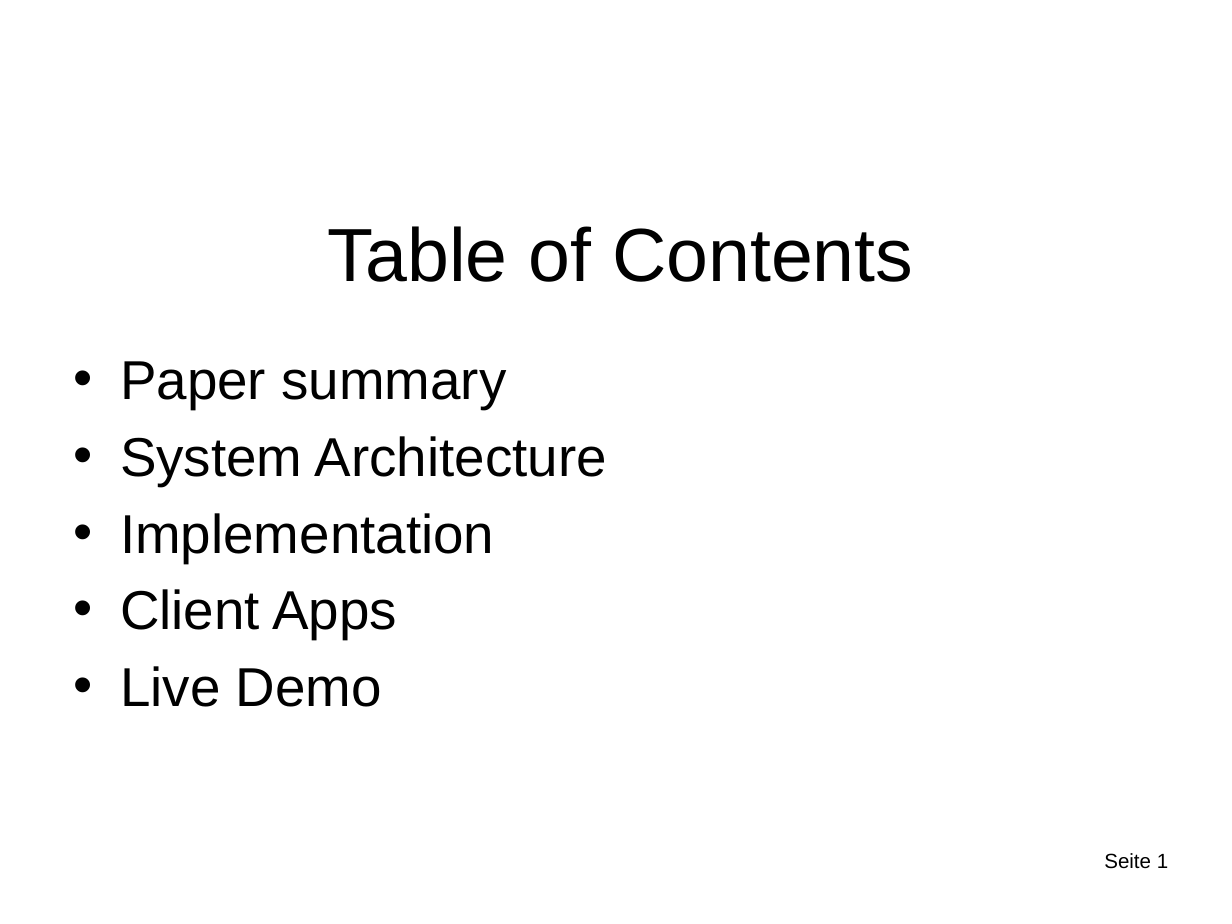
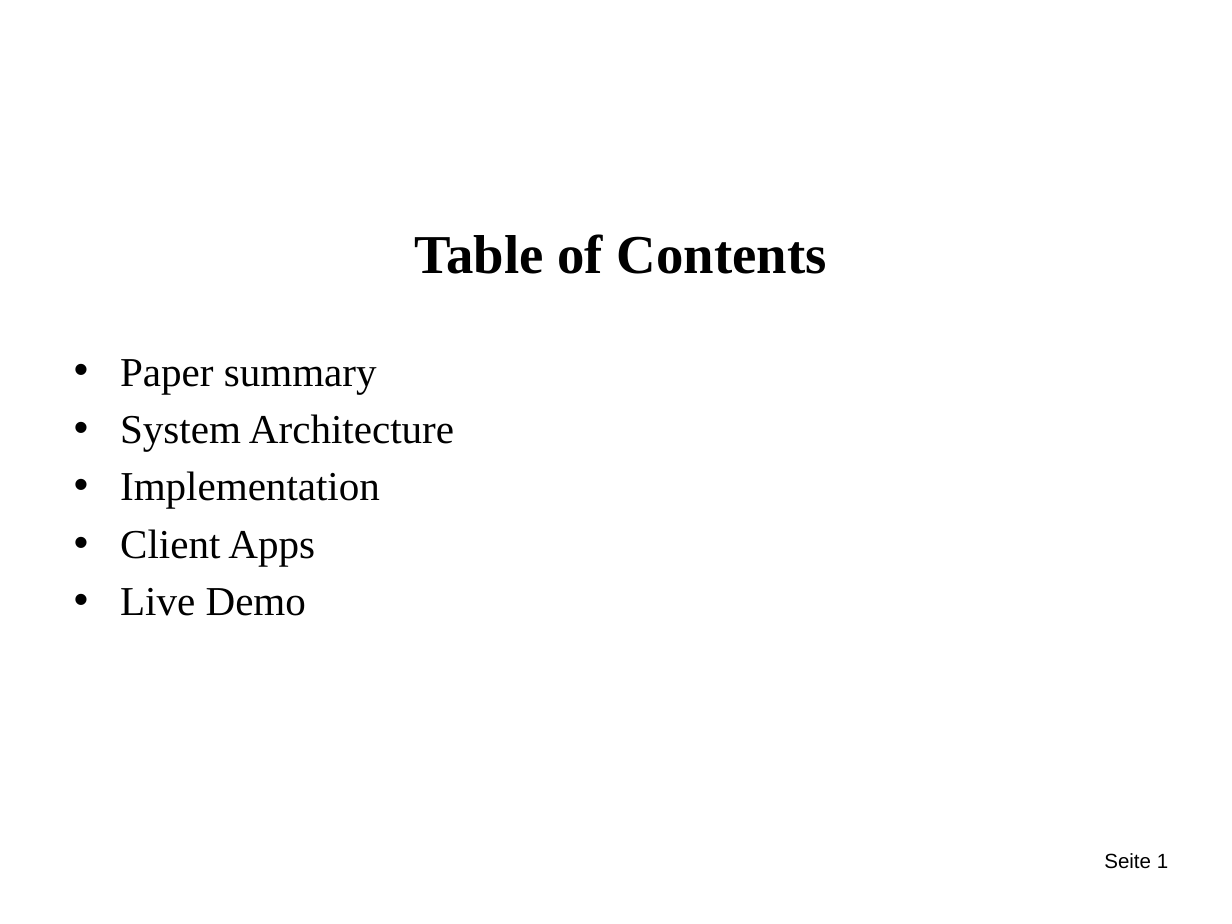
Before and after one commit to MythriManjunath/MarkerlessAR, a slide deck: slide 2 of docs/MarkerlessAR_FinalDemo.pptx. Drawn at 1232x924 pixels with LibreOffice and Linux fonts; fonts in the diff are those of the drawing; background and template pictures are left out. Boxes give left, top, right and bottom in pixels: in the first picture for what was removed or moved away, otherwise in the second. Text is boxed around its words. In the diff, an @@ line names an element or a change of style, - is before the commit and + after.

```diff
--- a/docs/MarkerlessAR_FinalDemo.pptx
+++ b/docs/MarkerlessAR_FinalDemo.pptx
@@ title "Table of Contents" at (415, 234, 827, 274): size 44 to 32 pt, font Arial to Times New Roman, bold on @@
@@ text "Paper summary" at (120, 359, 454, 616): size 32 to 24 pt, font Arial to Times New Roman; less space between paragraphs @@
```
Also in this commit, not shown: 7 other slides changed, 1 slide added.
